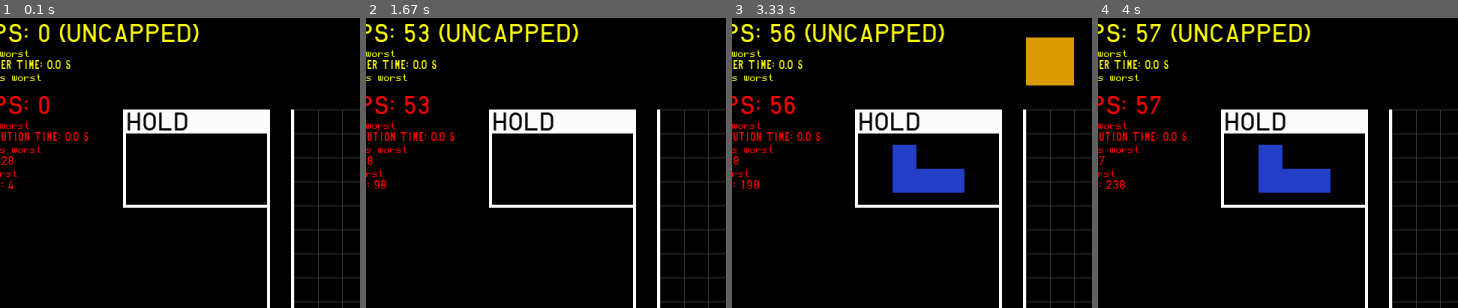
Above: before the commit, frames 1-4 (left to right).
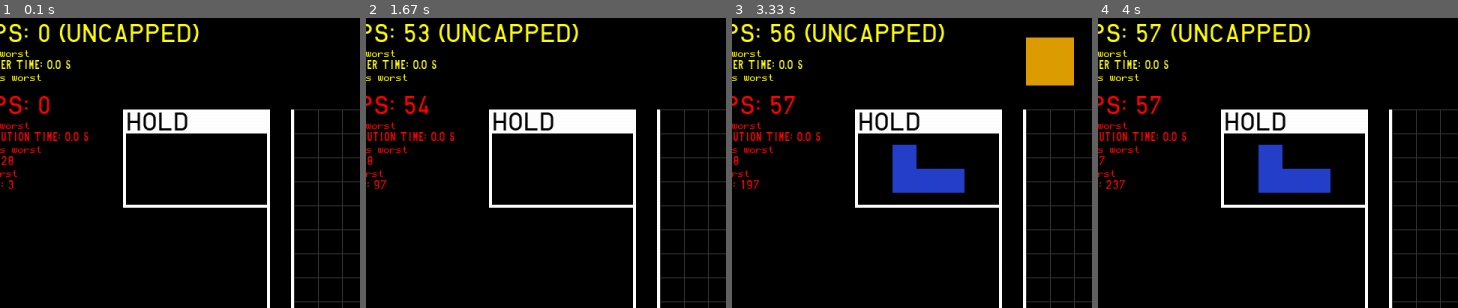
Above: after the commit, the same moments.

Repository: Ma1achy/TETR.PY
Game: pygame game, started from pygame_instance.py
Two runs of this game, one before a commit and one after it. Both use one fixed random seed, a clock stepped at 60 frames per second and the inputs below.
Inputs:
- Up to frame 1 (0.1 s): no input
- Up to frame 2 (1.67 s): tap Space at 0.33, 0.73, 1.03, 1.23, 1.57 s; hold Right 0.67-1.13 s; tap X at 0.82 s; hold Up 1.17-1.47 s; tap Z at 1.32 s; hold Right from 1.5 s (still down)
- Up to frame 3 (3.33 s): tap Space at 1.87, 2.07, 2.37, 2.63, 3.3 s; release Right at 1.97 s; hold Left 2-2.53 s; tap X at 2.15 s; hold Down 2.57-2.87 s; tap Z at 2.72 s; tap C at 2.9 s; hold Left from 3.23 s (still down)
- Up to frame 4 (4 s): tap X at 3.38 s; tap Space at 3.6, 3.73 s; release Left at 3.63 s; hold Up from 3.67 s (still down); tap Z at 3.82 s
The pictures show only the part of the screen within x 4-54%, y 0-50%; the shares and areas given below are measured in that part.

The runs differ from the first frame. In frame 1, less than 0.1% of the frame differs, in the area x 2-4%, y 55-59%; in frame 2, 0.2%; in frame 3, 0.2%, in the area x 5-18%, y 26-59%; in frame 4, less than 0.1%.

Commit message:
implemented asynchronous rendering, ticks and input handling

Diff:
--- a/pygame_instance.py
+++ b/pygame_instance.py
@@ -3,21 +3,23 @@
 from handling import Action, Handling, GetEmptyActions
 from four import Four
 from render import Render
-import time, math
+import time, asyncio
 
 # TODO: IMPLEMENT BASIC INPUT HANDLING AGAIN
 
 class PyGameInstance():
     def __init__(self):
 
+
         self.config = PyGameConfig
+        self.update_interval = 1000/self.config.TPS
+
         self.window = self.__init_window()
-        self.actions = GetEmptyActions()
+        self.render = Render(self.window)
+
         self.clock = pygame.time.Clock()
         self.dt = 0
-        self.update_interval = 1000/self.config.TPS
         self.exited = False
-        self.render = Render(self.window)
 
         self.debug = True
         self.max_avg_len = 500
@@ -46,6 +48,7 @@
         self.df = 0
         self.worst_df = 0
 
+        self.actions = GetEmptyActions()
         self.key_bindings = Handling.key_bindings
 
         self.key_states = {
@@ -59,11 +62,12 @@
             self.key_bindings[Action.HOLD]:                          {'current': False, 'previous': False},
         }
 
-    def __initialise(self):
+    def __initialise(self, four):
         """
         Initalise the game
         """
         pygame.init()
+        self.debug_dict = self.__get_debug_info(four)
 
     def __init_window(self):
         """
@@ -71,45 +75,60 @@
         """
         pygame.display.set_caption(self.config.CAPTION)
         return pygame.display.set_mode((self.config.WINDOW_WIDTH, self.config.WINDOW_HEIGHT), pygame.HWSURFACE|pygame.DOUBLEBUF)
+
+    def __exit(self):
+        """
+        Exit the game
+        """
+        self.exited = True
+        pygame.quit()
 
     def before_loop_hook(self):
         self.__get_actions() # has to be before the key states are forwarded or toggled actions will not be detected (can't belive this took 2 hours to figure out)
         self.__forward_key_states()
         return self.actions
 
-    def run(self, four, DEBUG = True):
-
-        self.__initialise()
-
+    async def run(self, four):
+        self.__initialise(four)
+        # create async tasks for game tick and rendering
+        await asyncio.gather(
+            self.__handle_events(),
+            self.__handle_game_tick(four),
+            self.__handle_render(four)
+        )
+
+    async def __handle_events(self):
         while not self.exited:
-
-            self.__get_debug_info(four)
-
             for event in pygame.event.get():
                 if event.type == pygame.QUIT:
                     self.__exit()
-
                 elif event.type == pygame.KEYDOWN:
                     self.__on_key_press(event.key)
-
                 elif event.type == pygame.KEYUP:
                     self.__on_key_release(event.key)
-
+            # Yield control back to the event loop
+            await asyncio.sleep(0)
+
+    async def __handle_game_tick(self, four):
+        while not self.exited:
+            if self.dt > self.update_interval:
+                self.__do_tick(four)
+                _, self.dt = divmod(self.dt, self.update_interval)
+                self.df = self.__calc_df(four)
+            # Yield control to allow other coroutines to run
+            await asyncio.sleep(0)
+
+    async def __handle_render(self, four):
+        while not self.exited:
+            self.__do_render(four)
+            self.__get_debug_info(four)
             self.dt += self.clock.get_time()
-
-            if self.dt > self.update_interval:
-
-                self.__do_tick(four)
-
-                _ , self.dt = divmod(self.dt, self.update_interval)
-                self.df =  self.__calc_df(four)
-
-            self.__do_render(four)
 
             if self.config.UNCAPPED_FPS:
                 self.clock.tick()
             else:
                 self.clock.tick(self.config.FPS)
+            await asyncio.sleep(0)
 
     def __do_tick(self, four):
 
@@ -329,11 +348,10 @@
         else:
             self.debug_dict = None
 
-def main():
-
+async def main():
     pygame_instance = PyGameInstance()
     four = Four(pygame_instance)
-    pygame_instance.run(four)
+    await pygame_instance.run(four)
 
 if __name__ == "__main__":
-    main()
+    asyncio.run(main())
